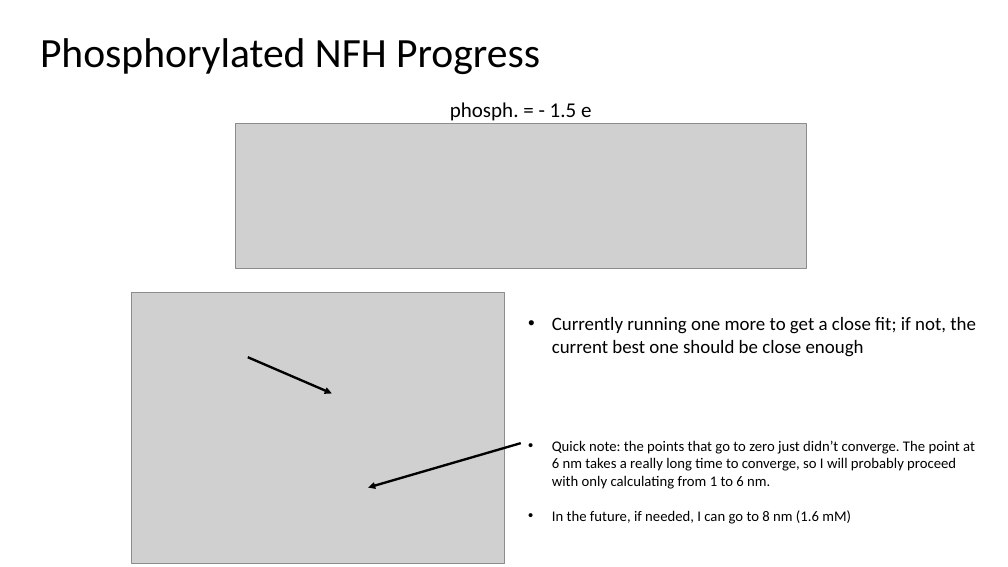
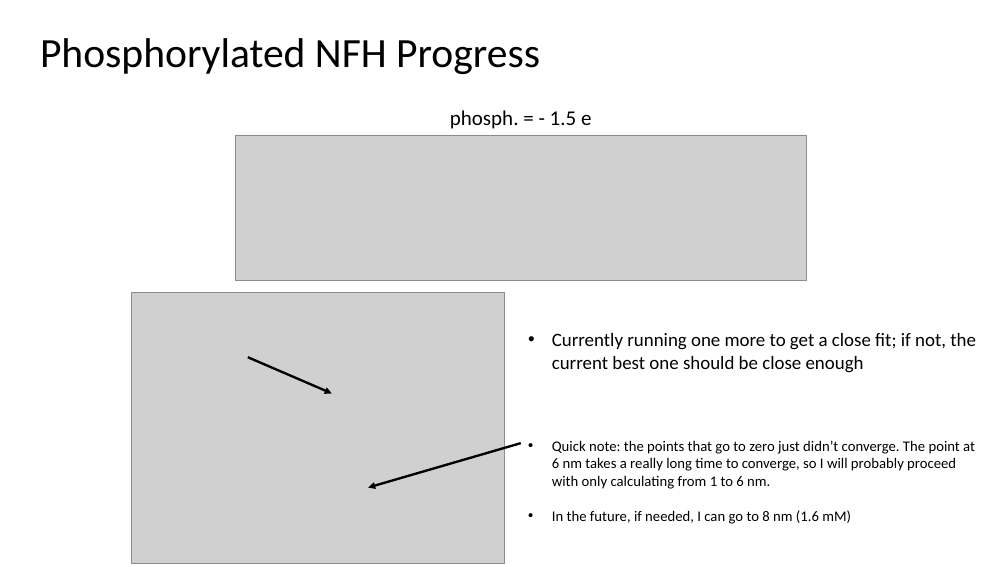
Before and after one commit to tyokokur/presentations, a slide deck: slide 5 of 20220331 EAD Update.pptx (slide 4 before the commit). Drawn at 1008x567 pixels with LibreOffice and Linux fonts; fonts in the diff are those of the drawing; grey boxes stand for pictures. Boxes give left, top, right and bottom in pixels: in the first picture for what was removed or moved away, otherwise in the second. Text is boxed around its words. In the diff, an @@ line names an element or a change of style, - is before the commit and + after.

```diff
--- a/20220331 EAD Update.pptx
+++ b/20220331 EAD Update.pptx
@@ text "phosph. = - 1.5 e": place and size @@
-text "phosph. = - 1.5 e" at [450, 102, 591, 124]
+text "phosph. = - 1.5 e" at [450, 110, 591, 129]
@@ picture: place and size @@
-picture at [235, 123, 806, 268]
+picture at [235, 135, 806, 280]
@@ text "Currently running one more to ...": place and size @@
-text "Currently running one more to ..." at [552, 317, 976, 357]
+text "Currently running one more to ..." at [552, 333, 976, 373]
```
Also in this commit, not shown: 1 other slide changed, 1 slide added.
